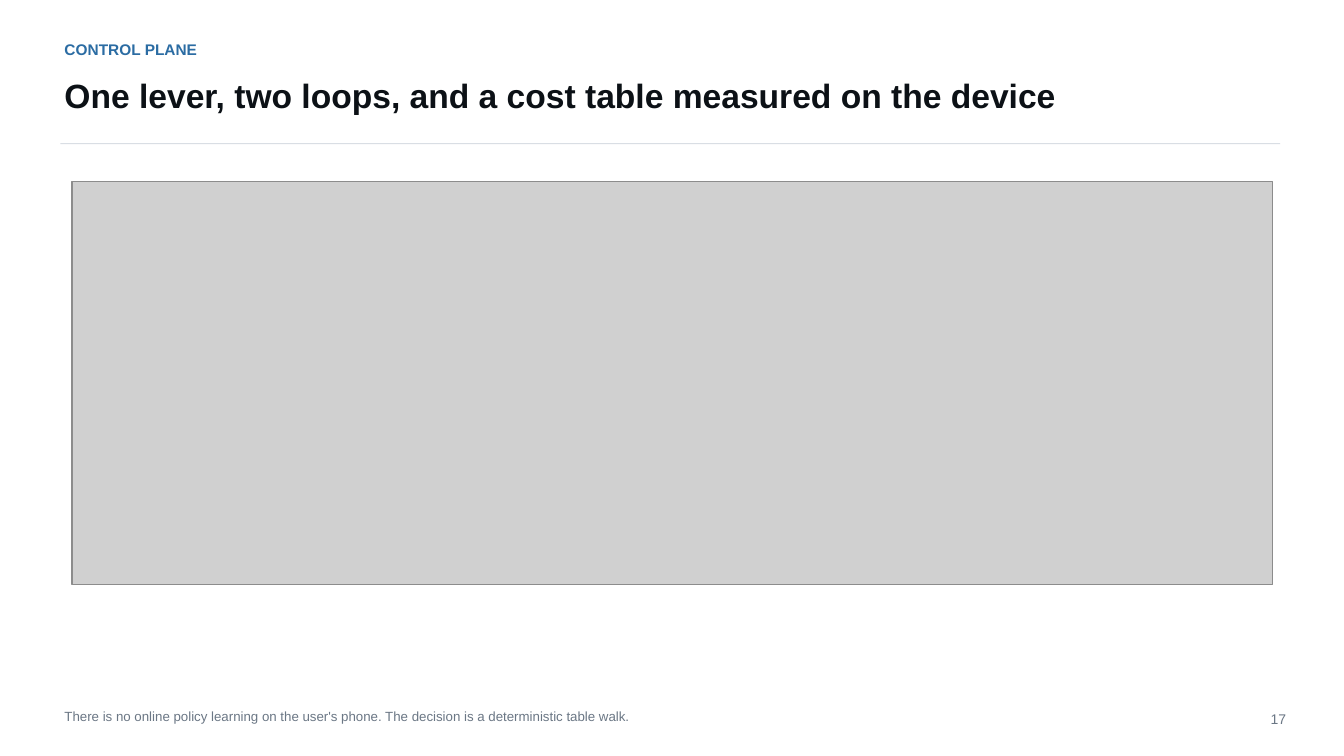
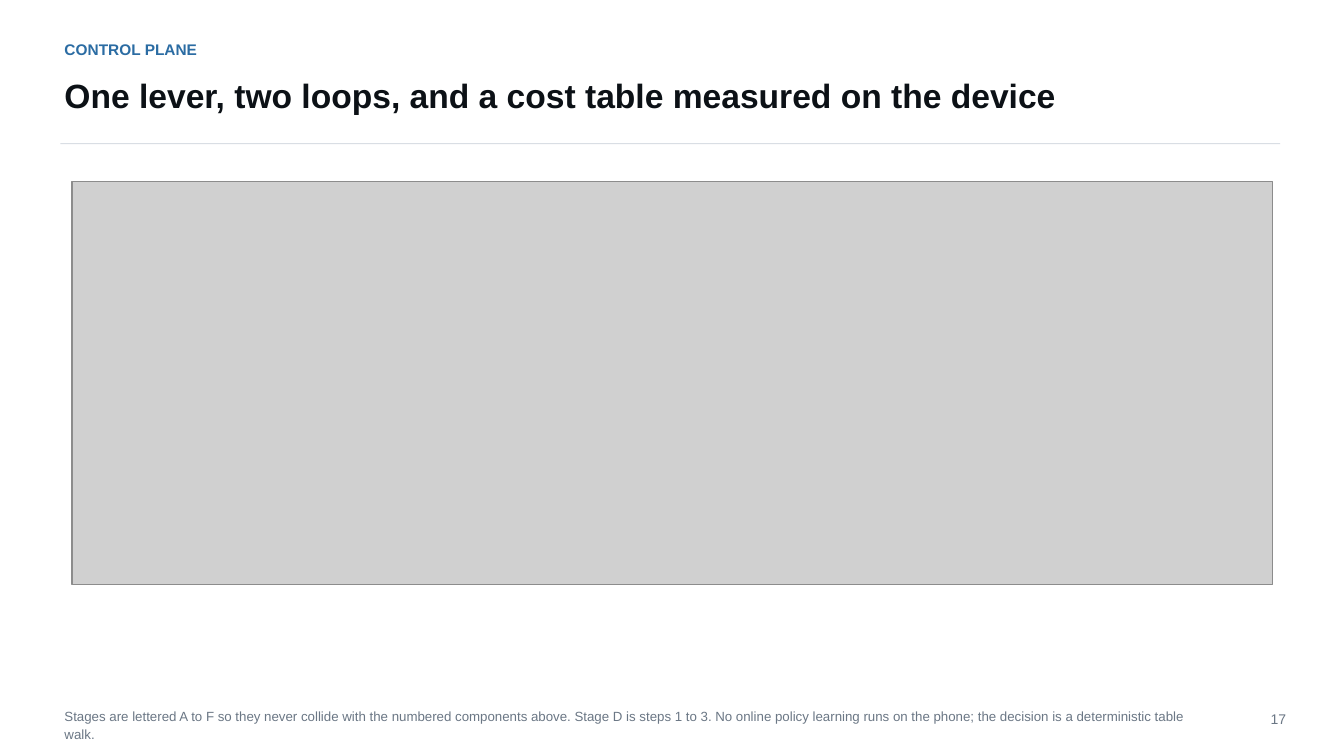
Before and after one commit to Romyull-Islam/EndurKV, a slide deck: slide 17 of muKV_full_deck.pptx. Drawn at 1344x756 pixels with LibreOffice and Linux fonts; fonts in the diff are those of the drawing; grey boxes stand for pictures. Boxes give left, top, right and bottom in pixels: in the first picture for what was removed or moved away, otherwise in the second. Text is boxed around its words. In the diff, an @@ line names an element or a change of style, - is before the commit and + after.

```diff
--- a/muKV_full_deck.pptx
+++ b/muKV_full_deck.pptx
@@ text at [64,711,1184,739]: text changed @@
-There is no online policy learning on the user's phone. The decision is a deterministic table walk.
+Stages are lettered A to F so they never collide with the numbered components above. Stage D is steps 1 to 3. No online policy learning runs on the phone; the decision is a deterministic table walk.
```
Also in this commit, not shown: 3 other slides changed, 7 other files.
